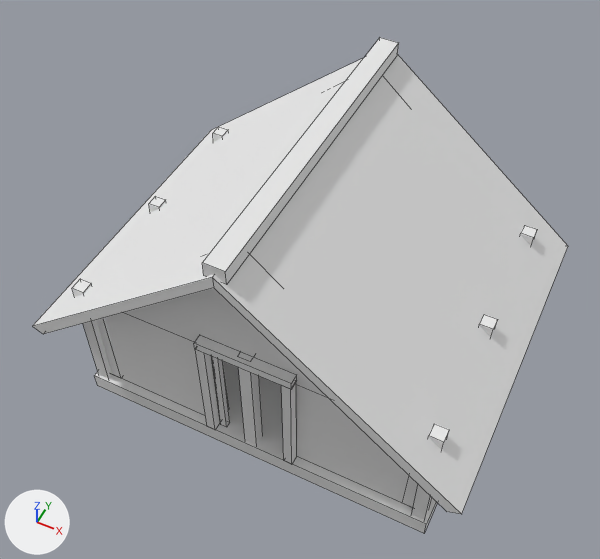
The OBJ model UnityProject/Assets/Art/Buildings/Hut.obj: old version first, new version second.
The view is the same before and after, from a camera (50 mm lens) standing at (3.67, -7.74, 11.54) and looking at (-0.05, -0.3, 2.23). The axes (+X, +Y, +Z) are drawn at lower left. The lights are the same throughout. The picture after the commit comes second. Mesh edges are drawn as thin lines. Where no turn or scale is listed for an object, it has been applied to the vertices. Vertices at exactly the same position are counted once.

Before the edit, the objects in view are built like this:
```python
me_hut = bpy.data.meshes.new('Hut')
me_hut.from_pydata(...)  # 220 vertices, 168 faces; spans x -3.39..3.35, y -2.6..2.6, z -0.01..4.72
# faces by material slot: [146, 22]
me_hut.materials.append(mat_walls)  # white #e7e7e7
me_hut.materials.append(mat_roof)  # white #e7e7e7
ob_hut = bpy.data.objects.new('Hut', me_hut)
ob_hut.location = (0.0, 0.0, 0.0)
```
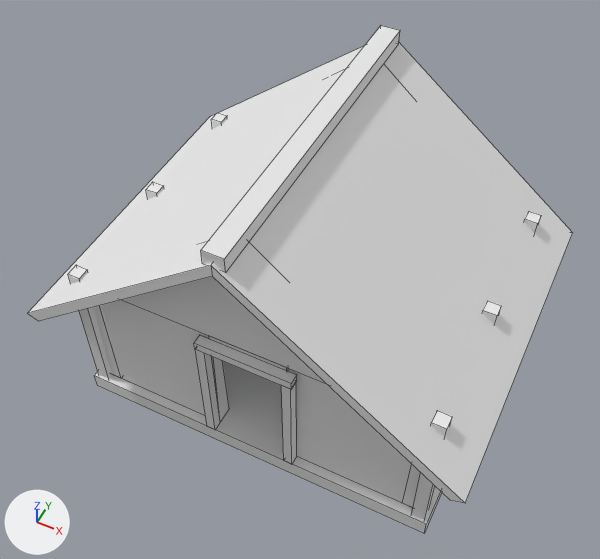
Pixel boxes [x1, y1, x2, y2] of what changed, in the pictures (600 x 559 px; the box of a moved part takes in the faces that stretch with it):
'Hut', reshaped
    before: [33, 38, 568, 533]
    after: [28, 26, 572, 533]
part 1 of me_hut, moved or reshaped
    before: [33, 55, 568, 514]
    after: [28, 43, 572, 503]
part 2 of me_hut, moved or reshaped
    before: [202, 38, 399, 285]
    after: [201, 26, 400, 273]
part 3 of me_hut, rebuilt
    before: [123, 288, 328, 398]
    after: [122, 276, 326, 384]
part 4 of me_hut, deleted
    before: [212, 357, 230, 427]
part 5 of me_hut, deleted
    before: [237, 352, 263, 445]
part 6 of me_hut, moved or reshaped
    before: [72, 127, 537, 520]
    after: [68, 113, 541, 520]

Patch to the scene script:
```diff
--- a/UnityProject/Assets/Art/Buildings/Hut.obj.py
+++ b/UnityProject/Assets/Art/Buildings/Hut.obj.py
@@ me_hut @@
 # used by ob_hut; location = (0.0, 0.0, 0.0)
-me_hut.from_pydata(...)  # 220 vertices, 168 faces; spans x -3.39..3.35, y -2.6..2.6, z -0.01..4.72
+me_hut.from_pydata(...)  # 210 vertices, 162 faces; spans x -3.39..3.35, y -2.6..2.6, z -0.01..4.92
+# me_hut part 1: the loose piece of 12 vertices spanning x -3.35..3.35, y -2.6..2.6, z 1.76..4.6 is scaled about its middle by (1, 1, 0.963), then moved by (0.0, 0.0, 0.25)
+# me_hut part 2: the loose piece of 8 vertices spanning x -0.15..0.15, y -2.55..2.55, z 4.5..4.72 is moved by (0.0, 0.0, 0.2)
+# me_hut part 3: the loose piece of 3 vertices spanning x -2.75..2.75, y -2.0, z 2.2..4.6 is rebuilt with 3 vertices and now spans x -2.75..2.75, y -2.0, z 2.5..4.8
+# me_hut part 4: the loose piece of 8 vertices spanning x -0.57..-0.47, y -2.03..-1.93, z 0.3..2.2 is deleted
+# me_hut part 5: the loose piece of 8 vertices spanning x -0.1..0.1, y -2.1..-1.9, z 0.25..2.45 is deleted
+# me_hut part 6
+# 52 vertices in x -2.85..2.85, y -2.1..2.1, z 2.2..2.45 move by (0.0, 0.0, 0.3)
+# 6 vertices are added at (-0.6, -1.72, 2.3), (-0.6, -1.72, 2.5), (-0.6, -2.0, 2.5), (0.6, -1.72, 2.3), (0.6, -1.72, 2.5), (0.6, -2.0, 2.5)
+# 6 new faces join them, mat_walls (white #e7e7e7)
+# other edits to the shape of me_hut do not show in these pictures
 me_hut.materials.append(mat_walls)
```
